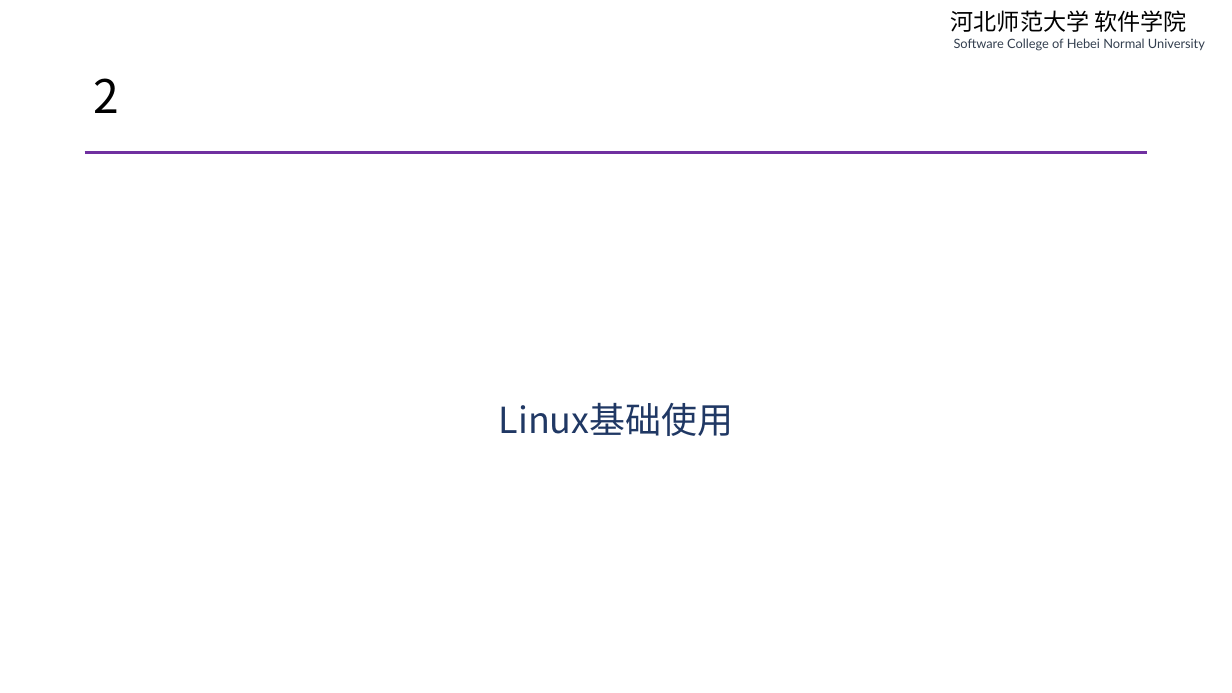
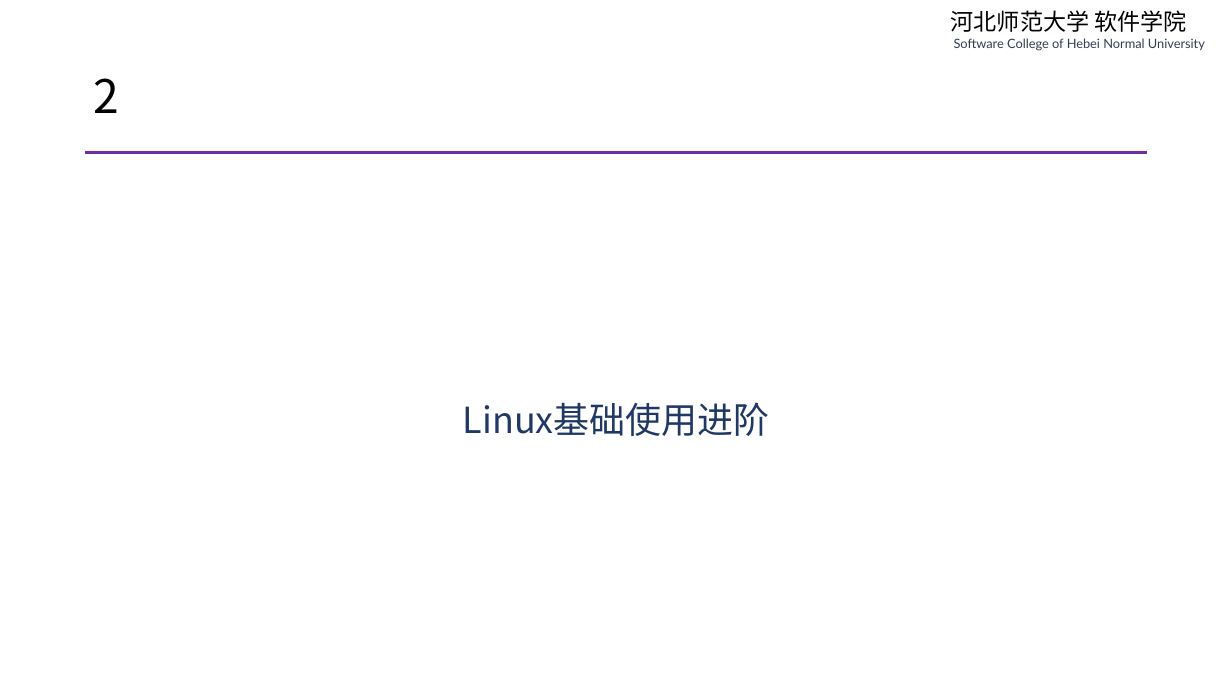
Before and after one commit to edu2act/course-php-serverside-development-on-linux, a slide deck: slide 8 of materials/slides/ch01-review-and-linux.pptx. Drawn at 1232x693 pixels with LibreOffice and Linux fonts; fonts in the diff are those of the drawing. Boxes give left, top, right and bottom in pixels: in the first picture for what was removed or moved away, otherwise in the second. Text is boxed around its words. In the diff, an @@ line names an element or a change of style, - is before the commit and + after.

```diff
--- a/materials/slides/ch01-review-and-linux.pptx
+++ b/materials/slides/ch01-review-and-linux.pptx
@@ text at box(463, 402, 769, 436): text changed @@
-Linux基础使用
+Linux基础使用进阶
```
Also in this commit, not shown: 4 other slides changed, 3 other files.
